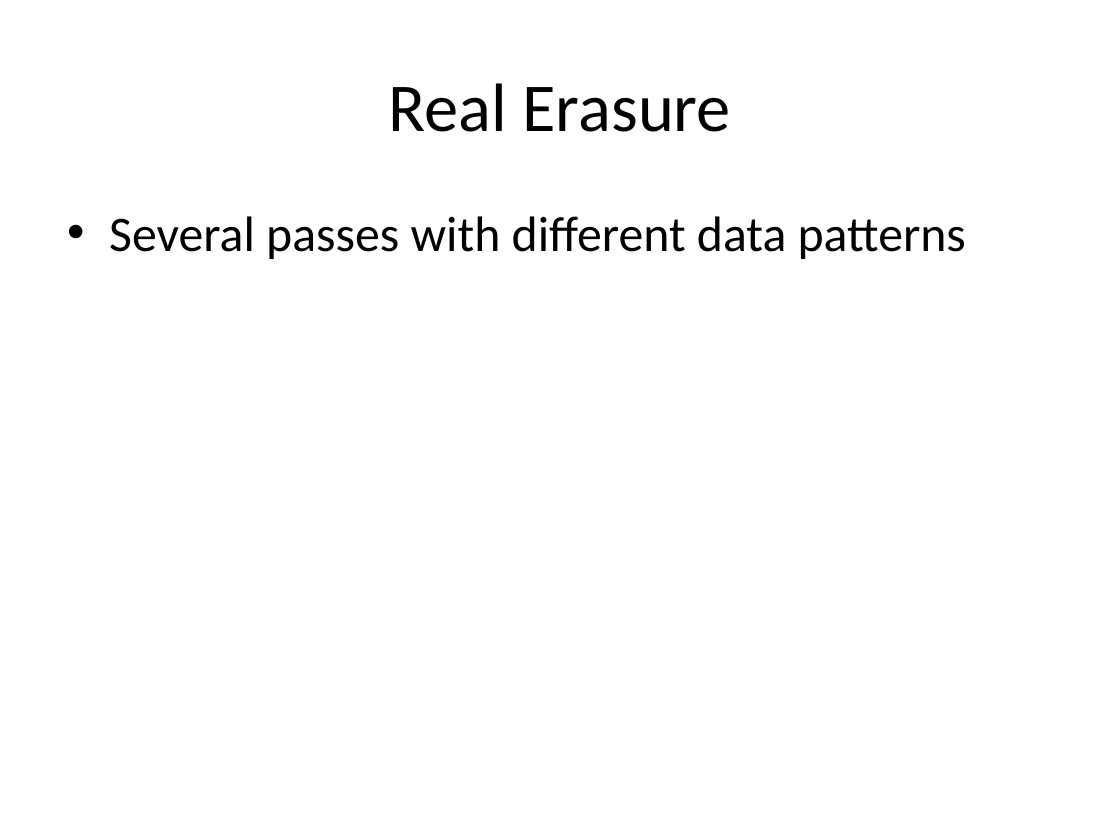
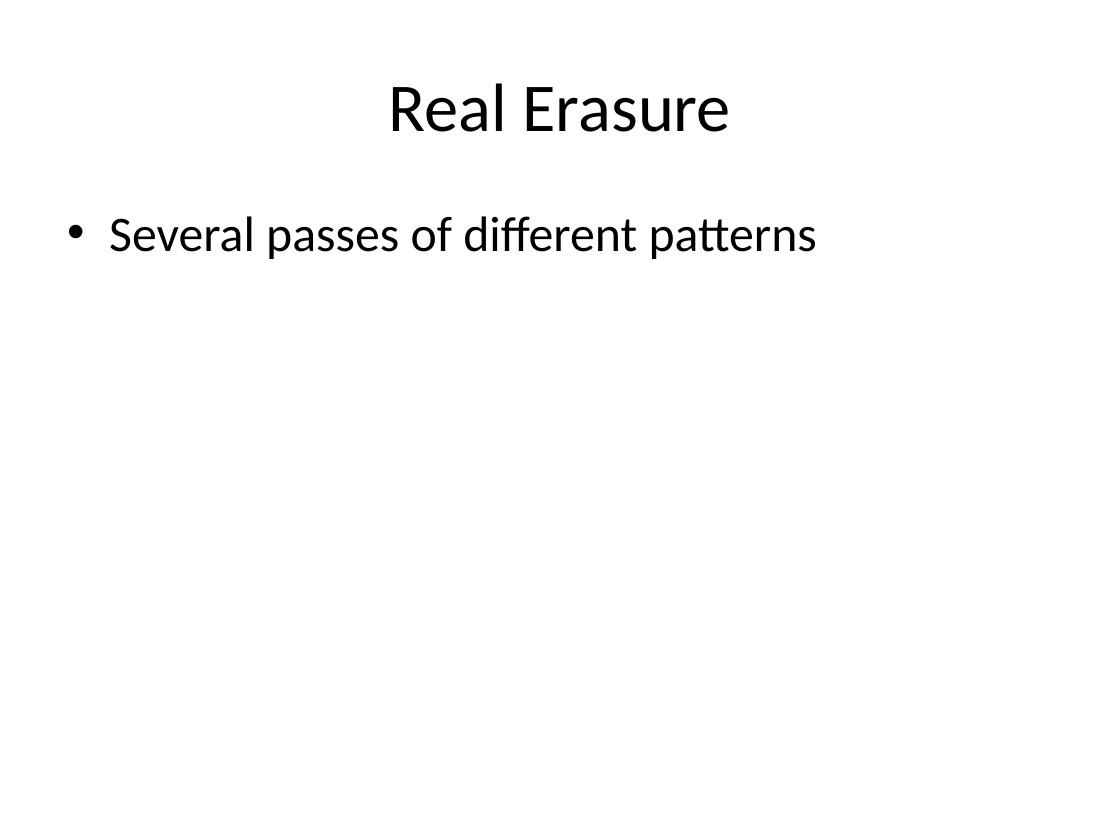
Before and after one commit to ivogeorg/cs1030, a slide deck: slide 32 of slides-steve/Chapter 04.pptx. Drawn at 1120x840 pixels with LibreOffice and Linux fonts; fonts in the diff are those of the drawing; background and template pictures are left out. Boxes give left, top, right and bottom in pixels: in the first picture for what was removed or moved away, otherwise in the second. Text is boxed around its words. In the diff, an @@ line names an element or a change of style, - is before the commit and + after.

```diff
--- a/slides-steve/Chapter 04.pptx
+++ b/slides-steve/Chapter 04.pptx
@@ text at bbox=[109, 216, 817, 259]: text changed @@
-• Several passes with different data patterns
+• Several passes of different patterns
```
Also in this commit, not shown: 14 other slides changed, 1 other file.
